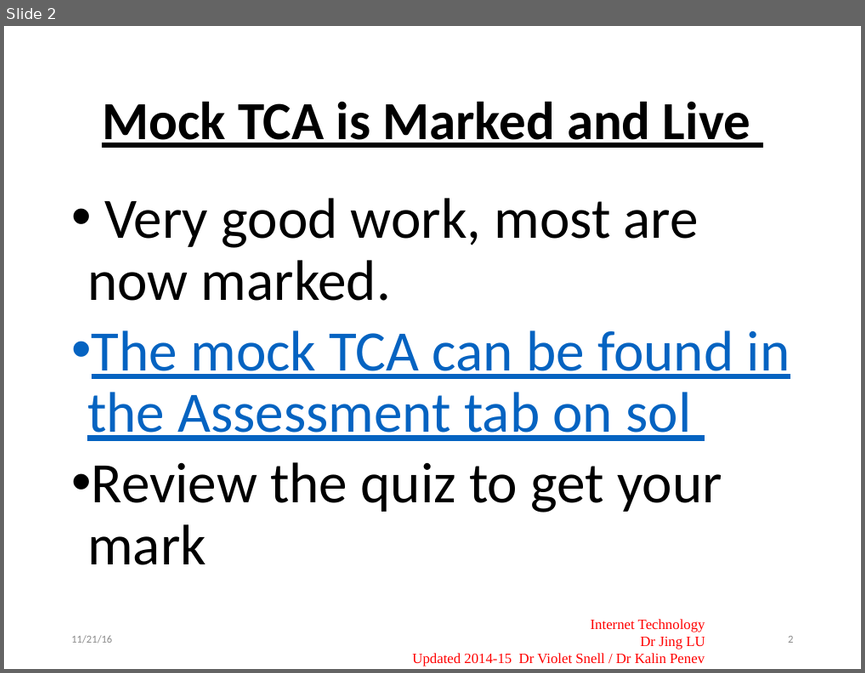
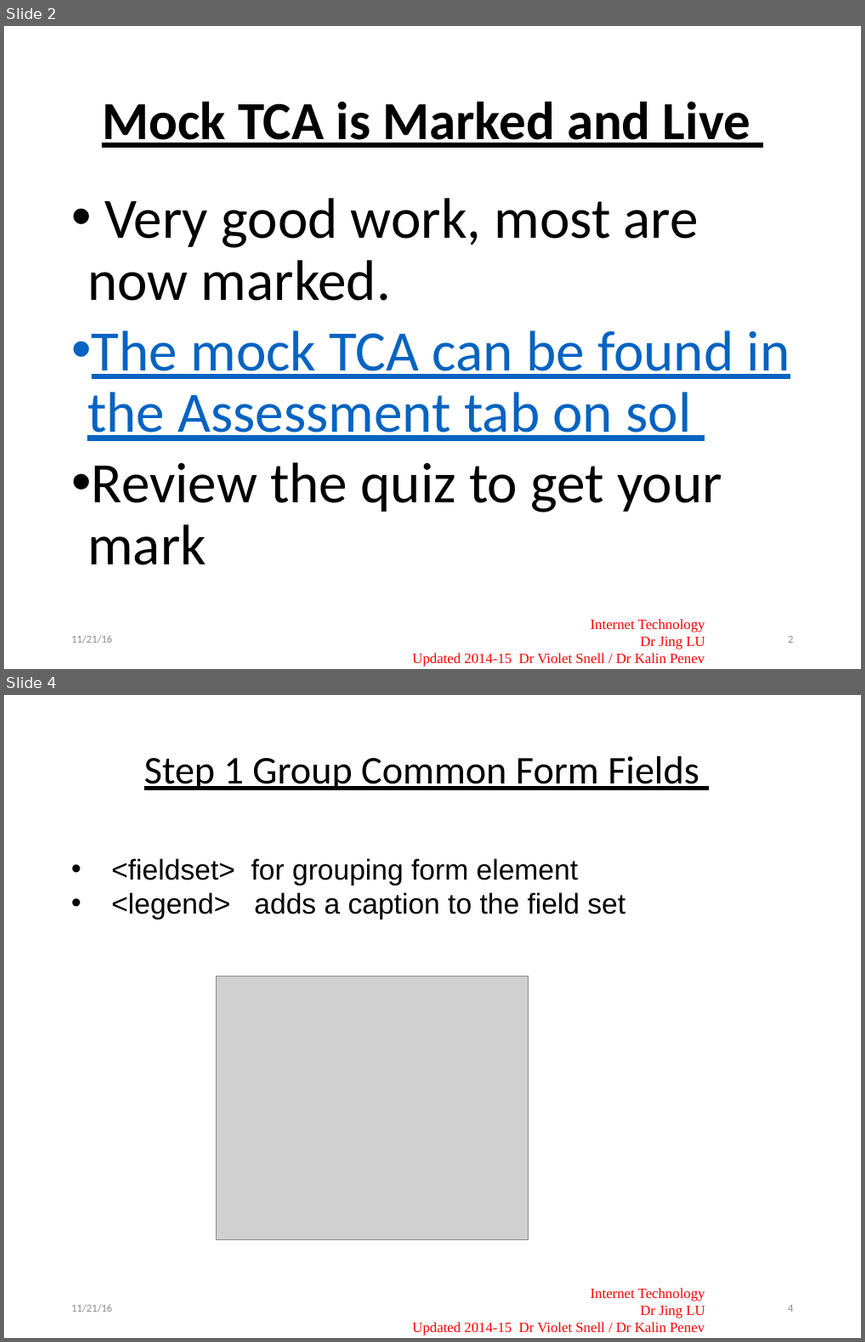
Before and after one commit to joeappleton18/cda400, a slide deck: sessions/week9/slides.pptx. Shown one above the other, each under a label of ours: slide 2 before the commit, slides 2 and 4 after it; the slides between them are not shown. The pictures are 865x673 and 865x1342 pixels, drawn with LibreOffice and Linux fonts; fonts in the diff are those of the drawing; grey boxes stand for pictures; background and template pictures are left out. Boxes give left, top, right and bottom in pixels: in the first picture for what was removed or moved away, otherwise in the second. Text is boxed around its words. In the diff, an @@ line names an element or a change of style, - is before the commit and + after.

```diff
--- a/sessions/week9/slides.pptx
+++ b/sessions/week9/slides.pptx
@@ slide 4 added at (4, 695, 861, 1338), background #FFFFFF; not listed: 2 template elements that a slide beside it also shows @@
@@ title added at (144, 756, 699, 790), 33 pt, text #000000, underline @@
+Step 1 Group Common Form Fields
@@ text added at (111, 858, 625, 919), 24 pt, text #000000 @@
+• <fieldset> for grouping form element
+• <legend> adds a caption to the field set
@@ picture added at (216, 976, 528, 1240) @@
@@ text added at (71, 1304, 112, 1312), 9 pt, text #8C8C8C @@
+11/21/16
@@ page number added at (788, 1304, 793, 1311), 9 pt, text #8C8C8C @@
+4
```
Also in this commit, not shown: 1 slide changed, 3 other slides added, 8 slides removed, 1 other file.
